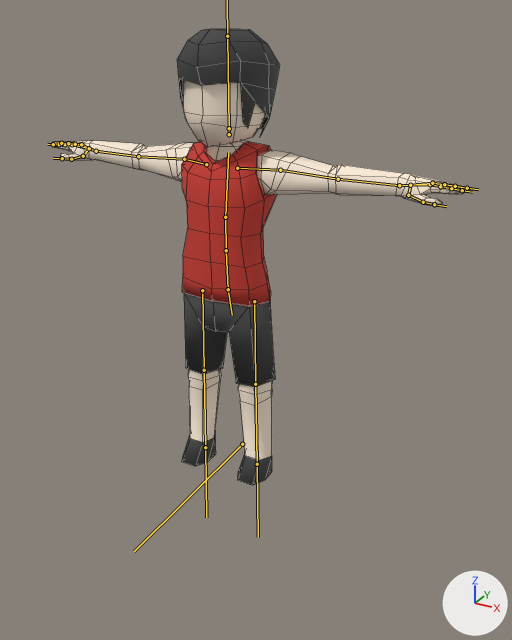
One commit to the FBX model Exercise/Assets/Models/character/m_character.fbx: the scene before it, then after it.
The view is the same before and after, from a camera (50 mm lens) standing at (4.8, -8.18, 6.44) and looking at (0.53, -0.42, 2.55). Lighting does not change. The marker at lower right points along +X, +Y and +Z. The bones that bend it are drawn over the model as lines. Mesh edges are drawn as thin lines.
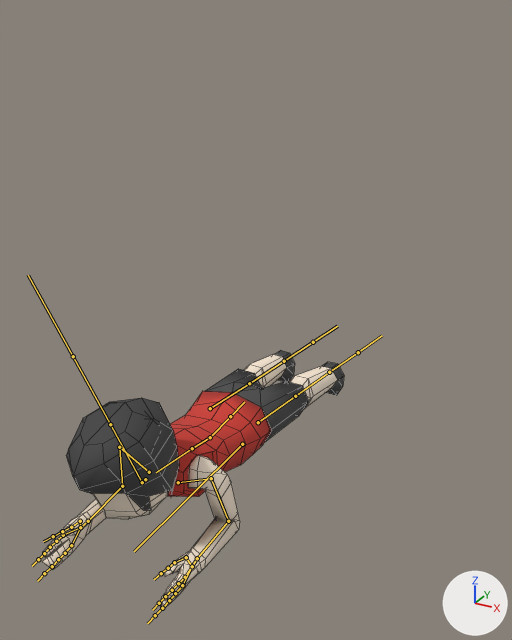
The newer file adds an action. The first version stands in its rest pose; the second is drawn at frame 61 of the action 'Armature.002|Plank'.

Changed parts and their boxes [x1, y1, x2, y2] in the pictures (512 x 640 px):
'Cube.000', posed
    before: [52, 79, 470, 485]
    after: [42, 350, 344, 611]
'Cube.001', posed (10% wider)
    before: [177, 29, 280, 136]
    after: [66, 398, 179, 510]
bone 'Spine1', root to tip
    before: (228, 289) to (226, 250)
    after: (230, 416) to (210, 437)
bone 'Spine2', root to tip
    before: (226, 250) to (225, 217)
    after: (210, 437) to (192, 448)
bone 'Spine3', root to tip
    before: (225, 217) to (228, 152)
    after: (192, 448) to (156, 472)
bone 'Head', root to tip
    before: (229, 128) to (227, 36)
    after: (142, 482) to (110, 424)
bone 'Right_UpperArm', root to tip
    before: (184, 159) to (138, 156)
    after: (119, 447) to (122, 486)
bone 'Right_LowerArm', root to tip
    before: (138, 156) to (96, 151)
    after: (122, 486) to (88, 521)
bone 'Left_UpperArm', root to tip
    before: (280, 170) to (338, 179)
    after: (211, 478) to (228, 521)
bone 'Left_LowerArm', root to tip
    before: (338, 179) to (399, 185)
    after: (228, 521) to (197, 558)
bone 'TailBone', root to tip
    before: (228, 289) to (232, 315)
    after: (230, 416) to (244, 402)

The change, as a diff of the scene's bpy script:
```diff
--- a/Exercise/Assets/Models/character/m_character.fbx.py
+++ b/Exercise/Assets/Models/character/m_character.fbx.py
@@ bone_spine1 @@
 bone_spine1 = bpy.data.objects['Armature.002'].pose.bones['Spine1']  # child of 'Root'
-bone_spine1.location = (0.0, 0.0, 0.0)
-bone_spine1.rotation_quaternion = (1.0, 0.0, 0.0, 0.0)  # degrees (0, 0, 0)
+bone_spine1.location = (0.0, -2.06, 0.13)
+bone_spine1.rotation_quaternion = (0.705, 0.709, 0.0, 0.0)  # degrees (90, 0, 0)
@@ bone_spine2 @@
 bone_spine2 = bpy.data.objects['Armature.002'].pose.bones['Spine2']  # child of 'Spine1'
-bone_spine2.rotation_quaternion = (1.0, 0.0, 0.0, 0.0)  # degrees (0, 0, 0)
+bone_spine2.rotation_quaternion = (0.996, -0.091, 0.0, 0.0)  # degrees (-10, 0, 0)
@@ bone_spine3 @@
 bone_spine3 = bpy.data.objects['Armature.002'].pose.bones['Spine3']  # child of 'Spine2'
-bone_spine3.rotation_quaternion = (1.0, 0.0, 0.0, 0.0)  # degrees (0, 0, 0)
+bone_spine3.rotation_quaternion = (0.997, 0.074, 0.0, 0.0)  # degrees (8, 0, 0)
@@ bone_head @@
 bone_head = bpy.data.objects['Armature.002'].pose.bones['Head']  # child of 'Neck'
-bone_head.rotation_quaternion = (1.0, 0.0, 0.0, 0.0)  # degrees (0, 0, 0)
+bone_head.rotation_quaternion = (0.828, -0.556, -0.021, 0.061)  # degrees (-68, 2, 7)
@@ bone_right_upperarm @@
 bone_right_upperarm = bpy.data.objects['Armature.002'].pose.bones['Right_UpperArm']  # child of 'Right_Shoulder'
-bone_right_upperarm.rotation_quaternion = (1.0, 0.0, 0.0, 0.0)  # degrees (0, 0, 0)
+bone_right_upperarm.rotation_quaternion = (0.505, -0.576, 0.568, 0.3)  # degrees (38, 113, 116)
@@ bone_right_lowerarm @@
 bone_right_lowerarm = bpy.data.objects['Armature.002'].pose.bones['Right_LowerArm']  # child of 'Right_UpperArm'
-bone_right_lowerarm.location = (0.0, 0.0, 0.0)
-bone_right_lowerarm.rotation_quaternion = (1.0, 0.0, 0.0, 0.0)  # degrees (0, 0, 0)
+bone_right_lowerarm.location = (0.01, -0.03, 0.04)
+bone_right_lowerarm.rotation_quaternion = (0.655, -0.699, 0.093, 0.273)  # degrees (-90, 30, 15)
@@ bone_left_upperarm @@
 bone_left_upperarm = bpy.data.objects['Armature.002'].pose.bones['Left_UpperArm']  # child of 'Left_Shoulder'
-bone_left_upperarm.rotation_quaternion = (1.0, 0.0, 0.0, 0.0)  # degrees (0, 0, 0)
+bone_left_upperarm.rotation_quaternion = (0.589, -0.466, -0.492, -0.44)  # degrees (-55, -82, -25)
@@ bone_left_lowerarm @@
 bone_left_lowerarm = bpy.data.objects['Armature.002'].pose.bones['Left_LowerArm']  # child of 'Left_UpperArm'
-bone_left_lowerarm.location = (0.0, 0.0, 0.0)
-bone_left_lowerarm.rotation_quaternion = (1.0, 0.0, 0.0, 0.0)  # degrees (0, 0, 0)
+bone_left_lowerarm.location = (0.02, 0.03, -0.04)
+bone_left_lowerarm.rotation_quaternion = (0.611, -0.697, -0.114, -0.358)  # degrees (-90, -40, -21)
@@ bone_tailbone @@
 bone_tailbone = bpy.data.objects['Armature.002'].pose.bones['TailBone']  # child of 'Root'
-bone_tailbone.location = (0.0, 0.0, 0.0)
-bone_tailbone.rotation_quaternion = (1.0, 0.0, 0.0, 0.0)  # degrees (0, 0, 0)
+bone_tailbone.location = (0.0, 2.02, -0.44)
+bone_tailbone.rotation_quaternion = (0.753, 0.658, 0.0, 0.0)  # degrees (82, 0, 0)
```
